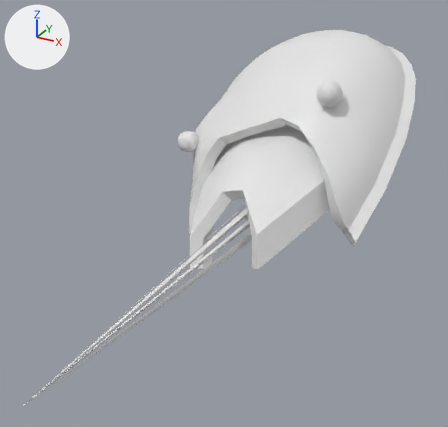
What one commit did to the FBX model Assets/Blender/Crab/horseshoe-crab.fbx.
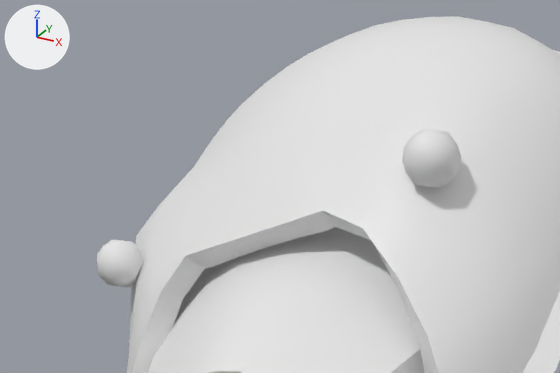
There are two pictures of each version: one whole from a 50 mm camera at (1.9, -5.42, 2.11) aimed at (-0.11, -1.76, 0.28), one close up on the part from 30% to 87% of the width and 5% to 45% of the height. Every picture has the same lights, and +X, +Y and +Z are marked at upper left. The last two pictures show the newer version. Where no turn or scale is listed for an object, it has been applied to the vertices.

Before the edit, the objects in view are built like this:
```python
me_plane_001 = bpy.data.meshes.new('Plane.001')
me_plane_001.from_pydata(...)  # 146 vertices, 144 faces; spans x -0.762..0.719, y -1.995..-0.556, z -0.479..0.499
me_sphere_002 = bpy.data.meshes.new('Sphere.002')
me_sphere_002.from_pydata(...)  # 68 vertices, 80 faces; spans x -0.1..1.41, y -0.22..0.1, z -0.1..0.69
me_sphere_003 = bpy.data.meshes.new('Sphere.003')
me_sphere_003.from_pydata(...)  # 452 vertices, 482 faces; spans x -0.97..1.01, y -1.22..0.89, z -1.04..0.84
ob_horseshoecrabeyes = bpy.data.objects.new('HorseShoeCrabEyes', me_sphere_002)
ob_horseshoecrabeyes.location = (-0.914, -0.942, 0.486)
ob_horseshoecrabshell1 = bpy.data.objects.new('HorseShoeCrabShell1', me_sphere_003)
ob_horseshoecrabshell1.location = (-0.086, -0.282, 0.55)
ob_horseshoecrabshell2 = bpy.data.objects.new('HorseShoeCrabShell2', me_plane_001)
ob_horseshoecrabshell2.location = (-0.01, -0.022, 0.372)
```
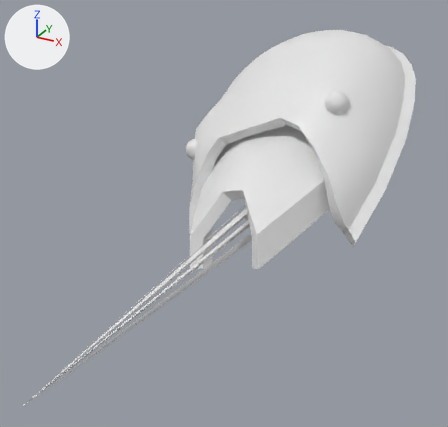
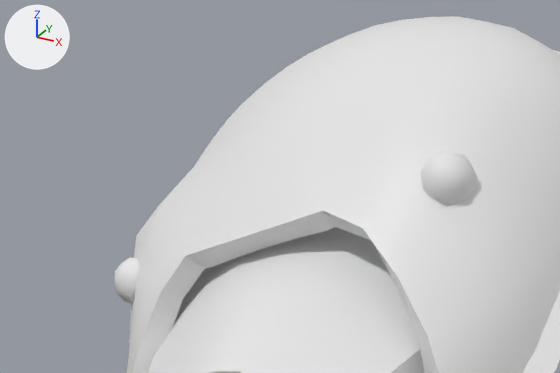
Boxes [x1, y1, x2, y2] around the edits, measured in the close-ups (560 x 373 px):
```json
{"object": "HorseShoeCrabEyes", "change": "moved", "before": [97, 129, 461, 287], "after": [115, 152, 478, 303]}
```

Scene script edits in JSON lines:
```json
{"op": "set", "path": "ob_horseshoecrabeyes.location", "old": "(-0.914, -0.942, 0.486)", "new": "(-0.87, -0.883, 0.403)"}
```
